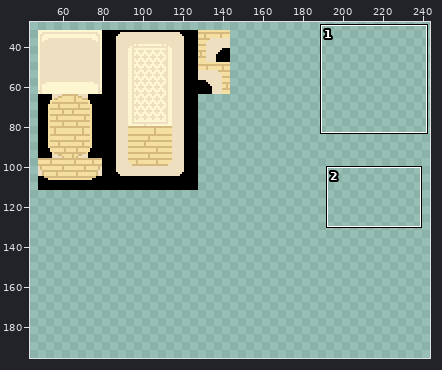
File history of a pixel-art file, assets/aseprite/testing.aseprite. The first picture is a wide view before the edit; the outline marks the close-up.
Close-up. Old version:
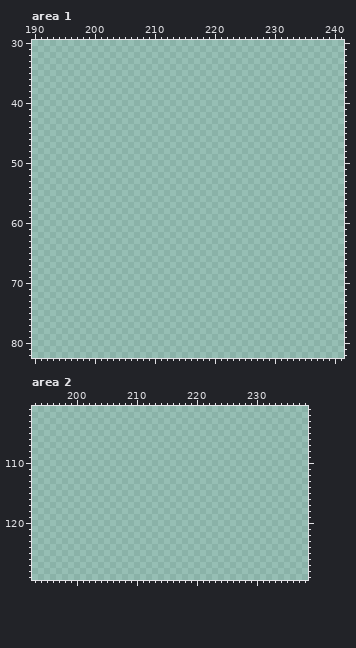
320x240 pixels, 1 frame. Shown: area 1: x 190..241, y 30..82; area 2: x 193..238, y 101..129. The wide view leaves out empty margins. The commit also changed other parts of the picture, which this record leaves out.
The same view after the edit:
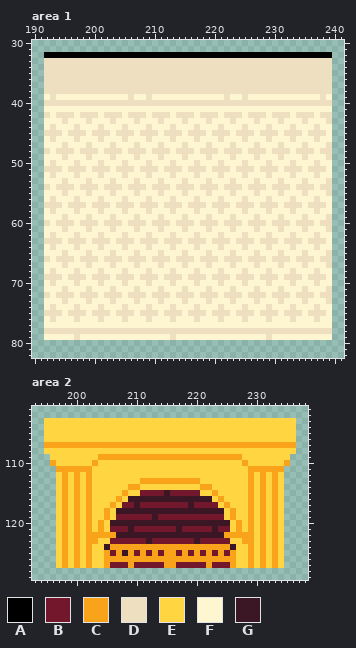
Palette (. is transparent): A #000000  B #73172d  C #f9a31b  D #eddfc0  E #ffd541  F #fef6d0  G #3b1725
Difference:
Changed rows in their new state; - is an unchanged pixel.
Area 1, layer "Layer 3":
first column x 192:
32 AAAAAAAAAAAAAAAAAAAAAAAAAAAAAAAAAAAAAAAAAAAAAAAA
33 DDDDDDDDDDDDDDDDDDDDDDDDDDDDDDDDDDDDDDDDDDDDDDDD
34 DDDDDDDDDDDDDDDDDDDDDDDDDDDDDDDDDDDDDDDDDDDDDDDD
35 DDDDDDDDDDDDDDDDDDDDDDDDDDDDDDDDDDDDDDDDDDDDDDDD
36 DDDDDDDDDDDDDDDDDDDDDDDDDDDDDDDDDDDDDDDDDDDDDDDD
37 DDDDDDDDDDDDDDDDDDDDDDDDDDDDDDDDDDDDDDDDDDDDDDDD
38 DDDDDDDDDDDDDDDDDDDDDDDDDDDDDDDDDDDDDDDDDDDDDDDD
39 FDFFFFFFFFFFFFDFFDFFFFFFFFFFFFDFFDFFFFFFFFFFFFDF
40 DDDDDDDDDDDDDDDDDDDDDDDDDDDDDDDDDDDDDDDDDDDDDDDD
41 FFFFFFFFFFFFFFFFFFFFFFFFFFFFFFFFFFFFFFFFFFFFFFFF
42 DFDDDFDDDFDDDFDDDFDDDFDDDFDDDFDDDFDDDFDDDFDDDFDD
43 FFFDFFFDFFFDFFFDFFFDFFFDFFFDFFFDFFFDFFFDFFFDFFFD
44 FDFFFDFFFDFFFDFFFDFFFDFFFDFFFDFFFDFFFDFFFDFFFDFF
45 DDDFDDDFDDDFDDDFDDDFDDDFDDDFDDDFDDDFDDDFDDDFDDDF
46 FDFFFDFFFDFFFDFFFDFFFDFFFDFFFDFFFDFFFDFFFDFFFDFF
47 FFFDFFFDFFFDFFFDFFFDFFFDFFFDFFFDFFFDFFFDFFFDFFFD
48 DFDDDFDDDFDDDFDDDFDDDFDDDFDDDFDDDFDDDFDDDFDDDFDD
49 FFFDFFFDFFFDFFFDFFFDFFFDFFFDFFFDFFFDFFFDFFFDFFFD
50 FDFFFDFFFDFFFDFFFDFFFDFFFDFFFDFFFDFFFDFFFDFFFDFF
51 DDDFDDDFDDDFDDDFDDDFDDDFDDDFDDDFDDDFDDDFDDDFDDDF
52 FDFFFDFFFDFFFDFFFDFFFDFFFDFFFDFFFDFFFDFFFDFFFDFF
53 FFFDFFFDFFFDFFFDFFFDFFFDFFFDFFFDFFFDFFFDFFFDFFFD
54 DFDDDFDDDFDDDFDDDFDDDFDDDFDDDFDDDFDDDFDDDFDDDFDD
55 FFFDFFFDFFFDFFFDFFFDFFFDFFFDFFFDFFFDFFFDFFFDFFFD
56 FDFFFDFFFDFFFDFFFDFFFDFFFDFFFDFFFDFFFDFFFDFFFDFF
57 DDDFDDDFDDDFDDDFDDDFDDDFDDDFDDDFDDDFDDDFDDDFDDDF
58 FDFFFDFFFDFFFDFFFDFFFDFFFDFFFDFFFDFFFDFFFDFFFDFF
59 FFFDFFFDFFFDFFFDFFFDFFFDFFFDFFFDFFFDFFFDFFFDFFFD
60 DFDDDFDDDFDDDFDDDFDDDFDDDFDDDFDDDFDDDFDDDFDDDFDD
61 FFFDFFFDFFFDFFFDFFFDFFFDFFFDFFFDFFFDFFFDFFFDFFFD
62 FDFFFDFFFDFFFDFFFDFFFDFFFDFFFDFFFDFFFDFFFDFFFDFF
63 DDDFDDDFDDDFDDDFDDDFDDDFDDDFDDDFDDDFDDDFDDDFDDDF
64 FDFFFDFFFDFFFDFFFDFFFDFFFDFFFDFFFDFFFDFFFDFFFDFF
65 FFFDFFFDFFFDFFFDFFFDFFFDFFFDFFFDFFFDFFFDFFFDFFFD
66 DFDDDFDDDFDDDFDDDFDDDFDDDFDDDFDDDFDDDFDDDFDDDFDD
67 FFFDFFFDFFFDFFFDFFFDFFFDFFFDFFFDFFFDFFFDFFFDFFFD
68 FDFFFDFFFDFFFDFFFDFFFDFFFDFFFDFFFDFFFDFFFDFFFDFF
69 DDDFDDDFDDDFDDDFDDDFDDDFDDDFDDDFDDDFDDDFDDDFDDDF
70 FDFFFDFFFDFFFDFFFDFFFDFFFDFFFDFFFDFFFDFFFDFFFDFF
71 FFFDFFFDFFFDFFFDFFFDFFFDFFFDFFFDFFFDFFFDFFFDFFFD
72 DFDDDFDDDFDDDFDDDFDDDFDDDFDDDFDDDFDDDFDDDFDDDFDD
73 FFFDFFFDFFFDFFFDFFFDFFFDFFFDFFFDFFFDFFFDFFFDFFFD
74 FDFFFDFFFDFFFDFFFDFFFDFFFDFFFDFFFDFFFDFFFDFFFDFF
75 DDDFDDDFDDDFDDDFDDDFDDDFDDDFDDDFDDDFDDDFDDDFDDDF
76 FDFFFDFFFDFFFDFFFDFFFDFFFDFFFDFFFDFFFDFFFDFFFDFF
77 FFFFFFFFFFFFFFFFFFFFFFFFFFFFFFFFFFFFFFFFFFFFFFFF
78 DDDDDDDDDDDDDDDDDDDDDDDDDDDDDDDDDDDDDDDDDDDDDDDD
79 FFFFFDFFFFFFFFFFFFFFFDFFFFFFFFFFFFFFFDFFFFFFFFFF
Area 2, layer "Layer 3":
first column x 195:
103 EEEEEEEEEEEEEEEEEEEEEEEEEEEEEEEEEEEEEEEEEE
104 EEEEEEEEEEEEEEEEEEEEEEEEEEEEEEEEEEEEEEEEEE
105 EEEEEEEEEEEEEEEEEEEEEEEEEEEEEEEEEEEEEEEEEE
106 EEEEEEEEEEEEEEEEEEEEEEEEEEEEEEEEEEEEEEEEEE
107 CCCCCCCCCCCCCCCCCCCCCCCCCCCCCCCCCCCCCCCCCC
108 EEEEEEEEEEEEEEEEEEEEEEEEEEEEEEEEEEEEEEEEEE
109 -EEEEEEEECCCCCCCCCCCCCCCCCCCCCCCCEEEEEEEE-
110 -CEEEEEECEEEEEEEEEEEEEEEEEEEEEEEECEEEEEEC-
111 --CCCCCCEEEEEEEEEEEEEEEEEEEEEEEEEECCCCCC--
112 --ECECECEEEEEEEEEEEEEEEEEEEEEEEEEECECECE--
113 --ECECECEEEEEEEECCCCCCCCCCEEEEEEEECECECE--
114 --ECECECEEEEEECCEEEEEEEEEECCEEEEEECECECE--
115 --ECECECEEEEECEEBBBBGBBBBBEECEEEEECECECE--
116 --ECECECEEEECEGGGGGGGGGGGGGGECEEEECECECE--
117 --ECECECEEECEBBGBBBBBBBBGBBBBECEEECECECE--
118 --ECECECEECEGGGGGGGGGGGGGGGGGGECEECECECE--
119 --ECECECEECEBBBBBBGBBBBBBBBBBBECEECECECE--
120 --ECECECECEGGGGGGGGGGGGGGGGGGGGECECECECE--
121 --ECECECECEBBBGBBBBBBBGBBBBBGBBECECECECE--
122 --ECECECCCCCGGGGGGGGGGGGGGGGGGCCCCCECECE--
123 --ECECECCEEBBBBBBGBBBBBBBGBBBBBEECCECECE--
124 --ECECECEEGCCCCCCCCCCCCCCCCCCCCGEECECECE--
125 --ECECECEECBCGCBCBCBCCBCBCBCBCBCEECECECE--
126 --ECECECEECCCCCCCCCCCCCCCCCCCCCCEECECECE--
127 --ECECECEECBBBCBBBBBCCBBBBBCBBBCEECECECE--
